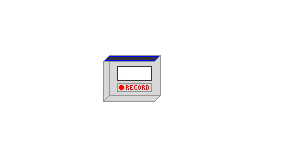
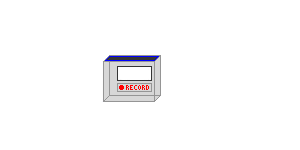
Before/after of a (300, 150) layered artwork. What changed in the layer stack:
painted on "inside" over [154, 62, 155, 101]
painted on "cube" over [154, 62, 155, 101]
